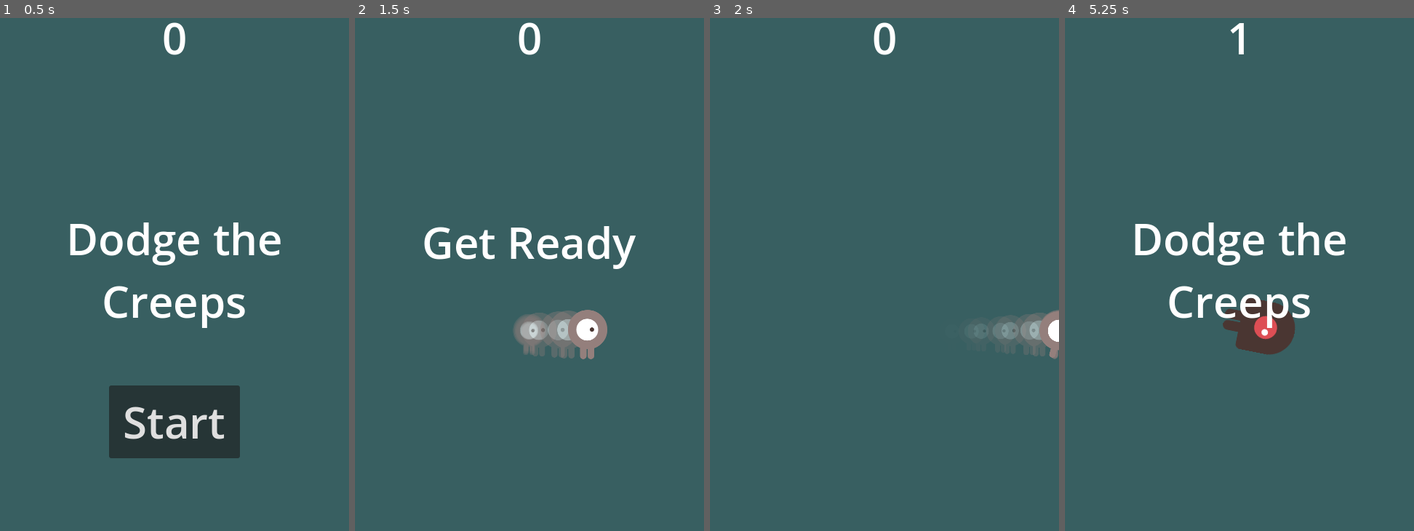
Above: before the commit, frames 1-4 (left to right).
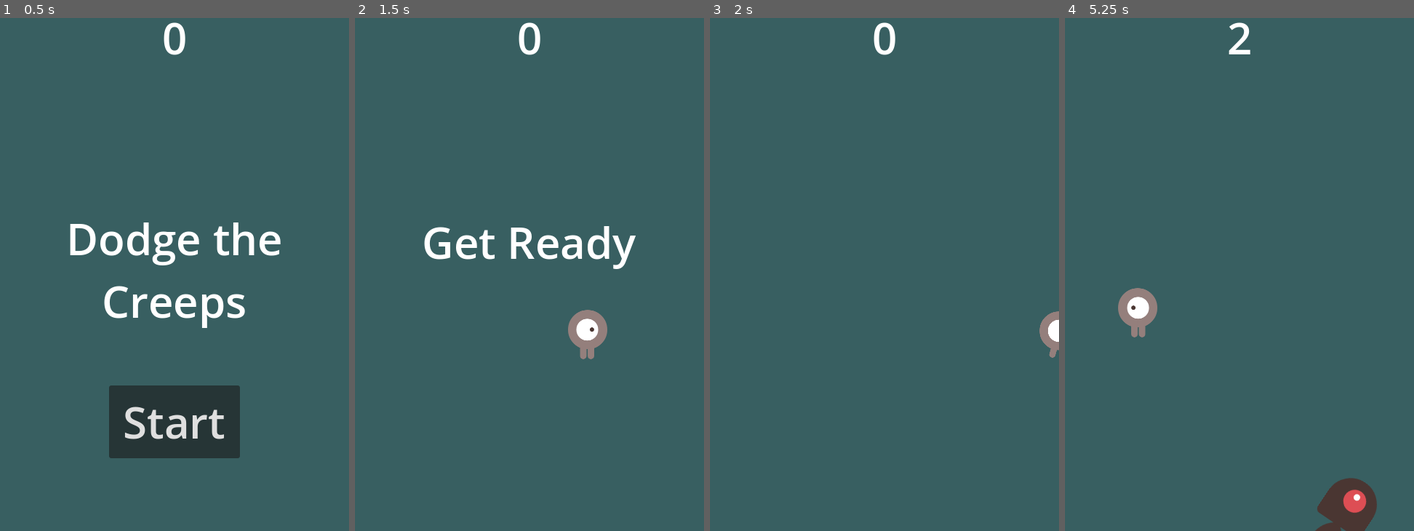
Above: after the commit, the same moments.

Repository: feagi/godot_feagi_integration
Game: Godot game, scene res://Main.tscn
Two runs of this game, one before a commit and one after it. Both use one fixed random seed, a clock stepped at 60 frames per second and the inputs below.
Inputs:
- Up to frame 1 (0.5 s): no input
- Up to frame 2 (1.5 s): click "Start" at 0.5 s; tap Enter at 1.25 s; hold D (move_right) from 1.28 s (still down)
- Up to frame 3 (2 s): keep holding D (move_right)
- Up to frame 4 (5.25 s): release D (move_right) at 2.03 s; hold S (move_down) 2.03-2.78 s; hold D (move_right) 2.78-3.53 s; hold W (move_up) 3.53-4.28 s; hold A (move_left) from 4.28 s (still down)

Frame 1 is identical in both runs. In frame 2, 1.2% of the frame differs, in the area x 45-64%, y 57-67%; in frame 3, 0.8%; in frame 4, 6.2%, in the area x 15-90%, y 0-100%.

Commit message:
minor changes to game to make it more suitable for FEAGI

Diff:
--- a/Main.gd
+++ b/Main.gd
@@ -40,7 +40,7 @@
 	mob.rotation = direction
 
 	# Choose the velocity for the mob.
-	var velocity = Vector2(randf_range(150.0, 250.0), 0.0)
+	var velocity = Vector2(randf_range(50.0, 100.0), 0.0)
 	mob.linear_velocity = velocity.rotated(direction)
 
 	# Spawn the mob by adding it to the Main scene.
--- a/Main.tscn
+++ b/Main.tscn
@@ -28,7 +28,7 @@
 [node name="Player" parent="." instance=ExtResource("3")]
 
 [node name="MobTimer" type="Timer" parent="."]
-wait_time = 0.5
+wait_time = 2.0
 
 [node name="ScoreTimer" type="Timer" parent="."]
 
--- a/Player.gd
+++ b/Player.gd
@@ -33,7 +33,6 @@
 	if velocity.x != 0:
 		$AnimatedSprite2D.animation = &"right"
 		$AnimatedSprite2D.flip_v = false
-		$Trail.rotation = 0
 		$AnimatedSprite2D.flip_h = velocity.x < 0
 	elif velocity.y != 0:
 		$AnimatedSprite2D.animation = &"up"
--- a/Player.tscn
+++ b/Player.tscn
@@ -35,24 +35,6 @@
 radius = 27.0
 height = 68.0
 
-[sub_resource type="Gradient" id="3"]
-colors = PackedColorArray(1, 1, 1, 0.501961, 1, 1, 1, 0)
-
-[sub_resource type="GradientTexture1D" id="4"]
-gradient = SubResource("3")
-
-[sub_resource type="Curve" id="5"]
-_data = [Vector2(0.00501098, 0.5), 0.0, 0.0, 0, 0, Vector2(0.994989, 0.324), 0.0, 0.0, 0, 0]
-point_count = 2
-
-[sub_resource type="CurveTexture" id="6"]
-curve = SubResource("5")
-
-[sub_resource type="ParticleProcessMaterial" id="7"]
-gravity = Vector3(0, 0, 0)
-scale_curve = SubResource("6")
-color_ramp = SubResource("4")
-
 [node name="Player" type="Area2D"]
 z_index = 10
 script = ExtResource("1")
@@ -65,11 +47,4 @@
 [node name="CollisionShape2D" type="CollisionShape2D" parent="."]
 shape = SubResource("2")
 
-[node name="Trail" type="GPUParticles2D" parent="."]
-z_index = -1
-amount = 10
-process_material = SubResource("7")
-texture = ExtResource("2")
-speed_scale = 2.0
-
 [connection signal="body_entered" from="." to="." method="_on_Player_body_entered"]
--- a/project.godot
+++ b/project.godot
@@ -77,4 +77,4 @@
 
 [rendering]
 
-renderer/rendering_method="mobile"
+renderer/rendering_method="gl_compatibility"
Not shown: 1 places in Player.tscn that only renumber resources
Not shown, added: art/House In a Forest Loop.ogg.import
Not shown, added: art/enemyFlyingAlt_1.png.import
Not shown, added: art/enemyFlyingAlt_2.png.import
Not shown, added: art/enemySwimming_1.png.import
Not shown, added: art/enemySwimming_2.png.import
Not shown, added: art/enemyWalking_1.png.import
Not shown, added: art/enemyWalking_2.png.import
Not shown, added: art/gameover.wav.import
Not shown, added: art/playerGrey_up1.png.import
Not shown, added: art/playerGrey_up2.png.import
Not shown, added: art/playerGrey_walk1.png.import
(and 4 more such lines)
